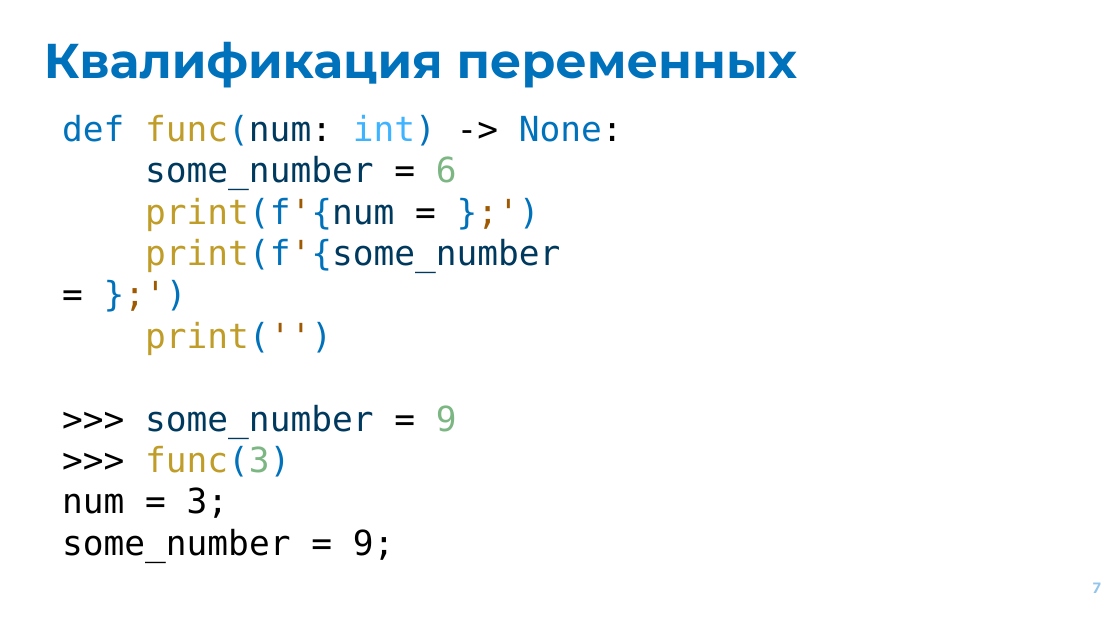
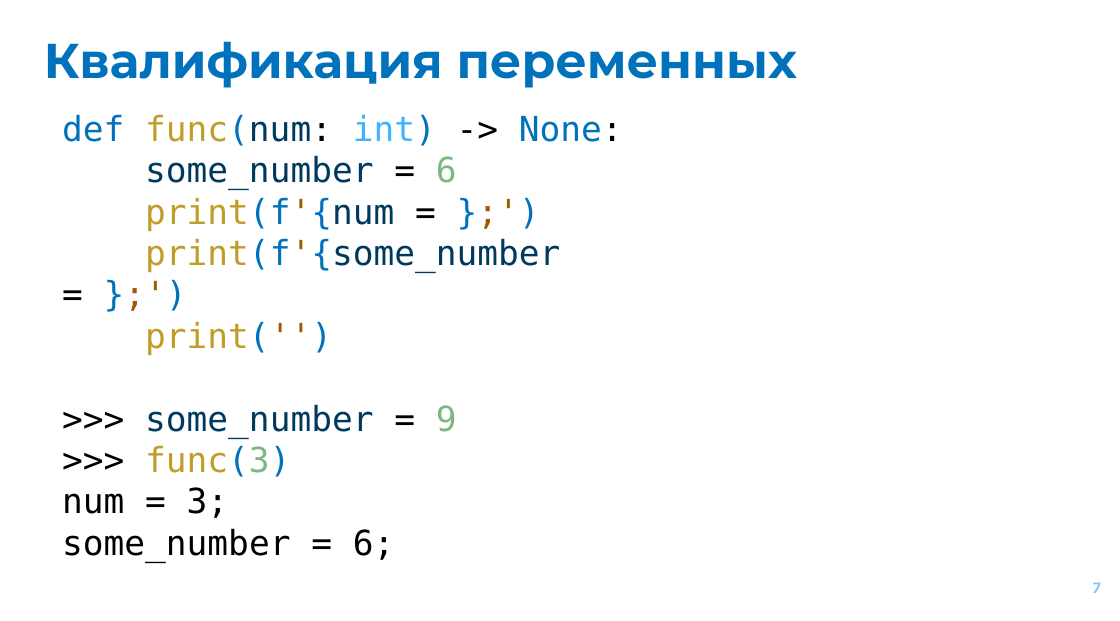
Before and after one commit to EvgrafovMichail/python_mipt_dafe, a slide deck: slide 7 of lessons/sem_01/lesson_03/decorators.pptx. Drawn at 1120x621 pixels with LibreOffice and Linux fonts; fonts in the diff are those of the drawing. Boxes give left, top, right and bottom in pixels: in the first picture for what was removed or moved away, otherwise in the second. Text is boxed around its words. In the diff, an @@ line names an element or a change of style, - is before the commit and + after.

Commit message:
Fix mistakes in sem1-les3 presentation

```diff
--- a/lessons/sem_01/lesson_03/decorators.pptx
+++ b/lessons/sem_01/lesson_03/decorators.pptx
@@ text at [62,528,395,562]: text changed @@
-some_number = 9;
+some_number = 6;
```
